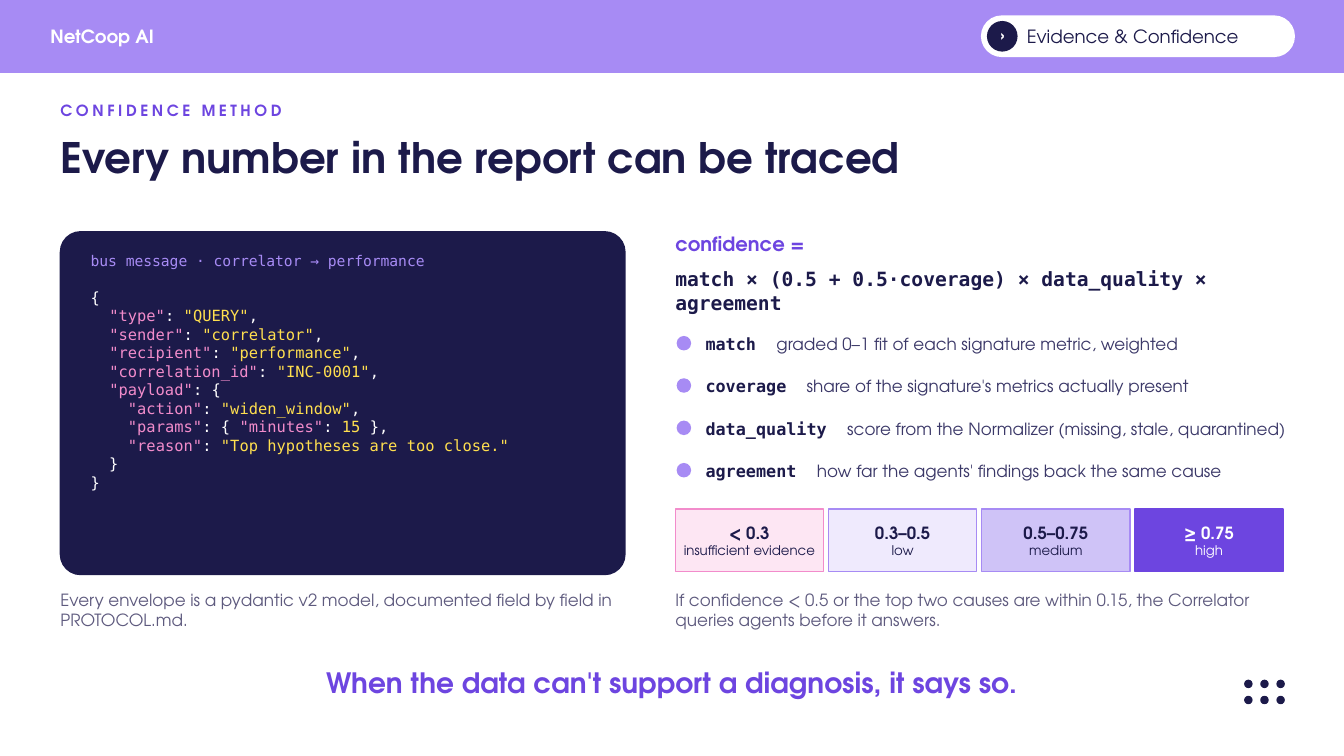
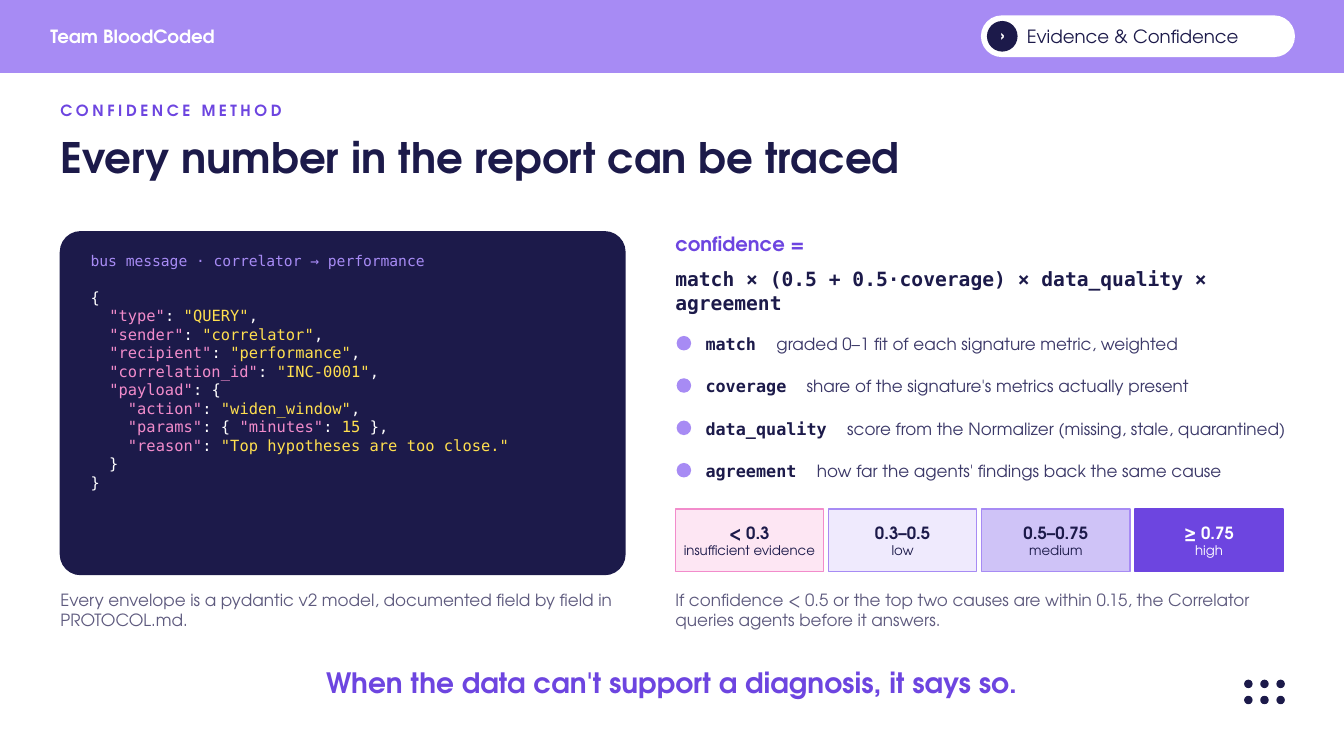
Before and after one commit to sohan1611/NetCoop-AI, a slide deck: slide 4 of docs/NetCoop_AI_ppt.pptx. Drawn at 1344x756 pixels with LibreOffice and Linux fonts; fonts in the diff are those of the drawing. Boxes give left, top, right and bottom in pixels: in the first picture for what was removed or moved away, otherwise in the second. Text is boxed around its words. In the diff, an @@ line names an element or a change of style, - is before the commit and + after.

Commit message:
Presentation: show Team BloodCoded in slide headers

```diff
--- a/docs/NetCoop_AI_ppt.pptx
+++ b/docs/NetCoop_AI_ppt.pptx
@@ text at [50, 29, 215, 43]: text changed @@
-NetCoop AI
+Team BloodCoded
```
Also in this commit, not shown: 6 other slides changed.
